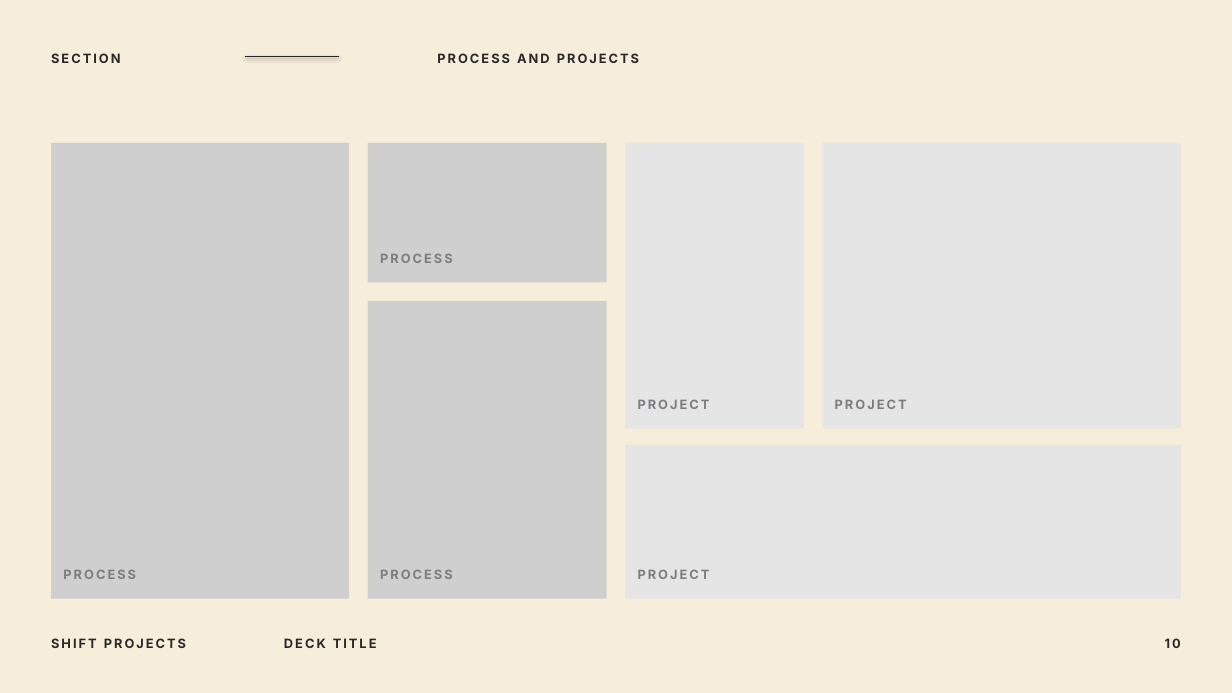
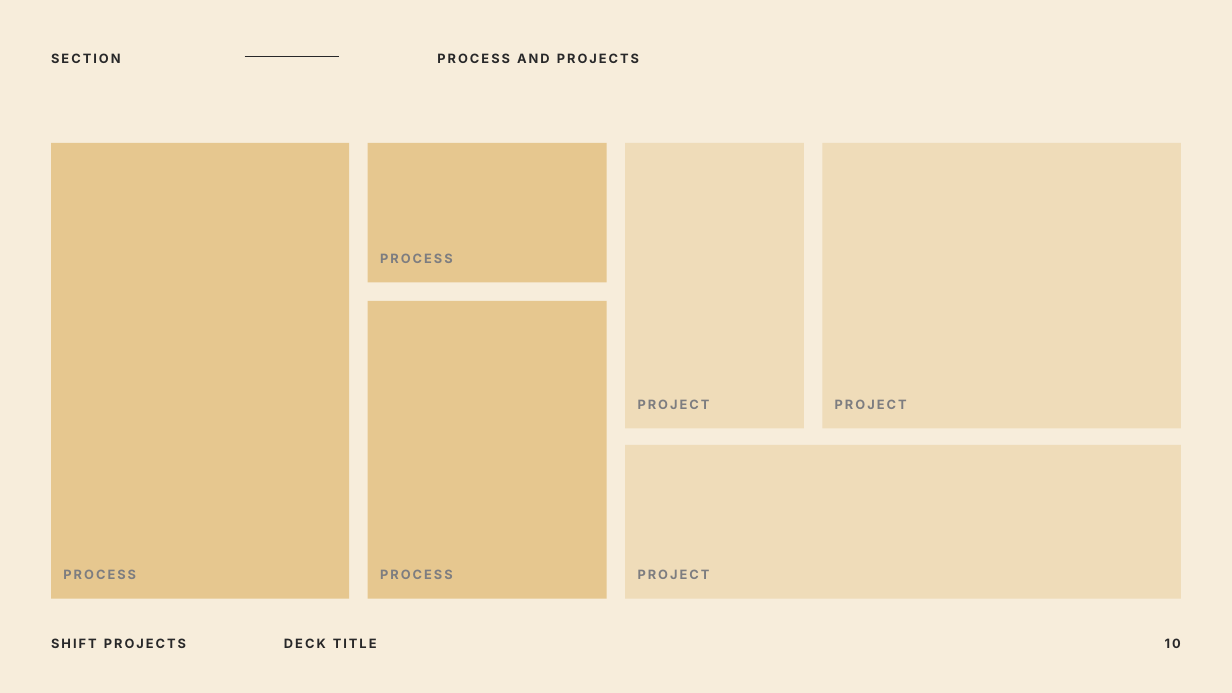
Before and after one commit to ColtonRhyason/frontend-slides, a slide deck: slide 10 of templates/Shift-Projects-Template.pptx. Drawn at 1232x693 pixels with LibreOffice and Linux fonts; fonts in the diff are those of the drawing. Boxes give left, top, right and bottom in pixels: in the first picture for what was removed or moved away, otherwise in the second. Text is boxed around its words. In the diff, an @@ line names an element or a change of style, - is before the commit and + after.

```diff
--- a/templates/Shift-Projects-Template.pptx
+++ b/templates/Shift-Projects-Template.pptx
@@ fill #CFCFD0 to #E6C78F in 3 elements at <box>51,143,349,599</box>, <box>368,143,607,283</box>, <box>368,301,607,599</box> @@
@@ fill #E5E5E6 to #EFDCB9 in 3 elements at <box>626,143,804,429</box>, <box>823,143,1181,429</box>, <box>626,445,1181,599</box> @@
```
Also in this commit, not shown: 2 other slides changed, 1 other file.
